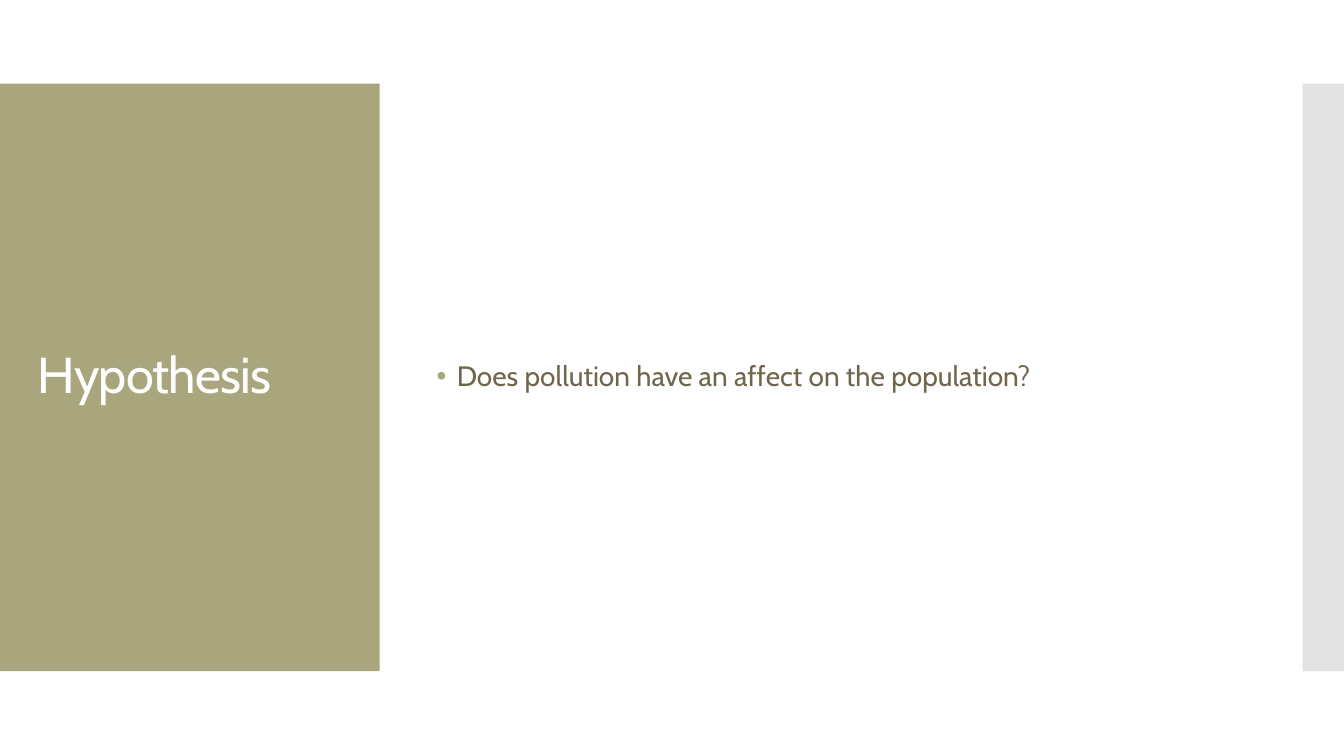
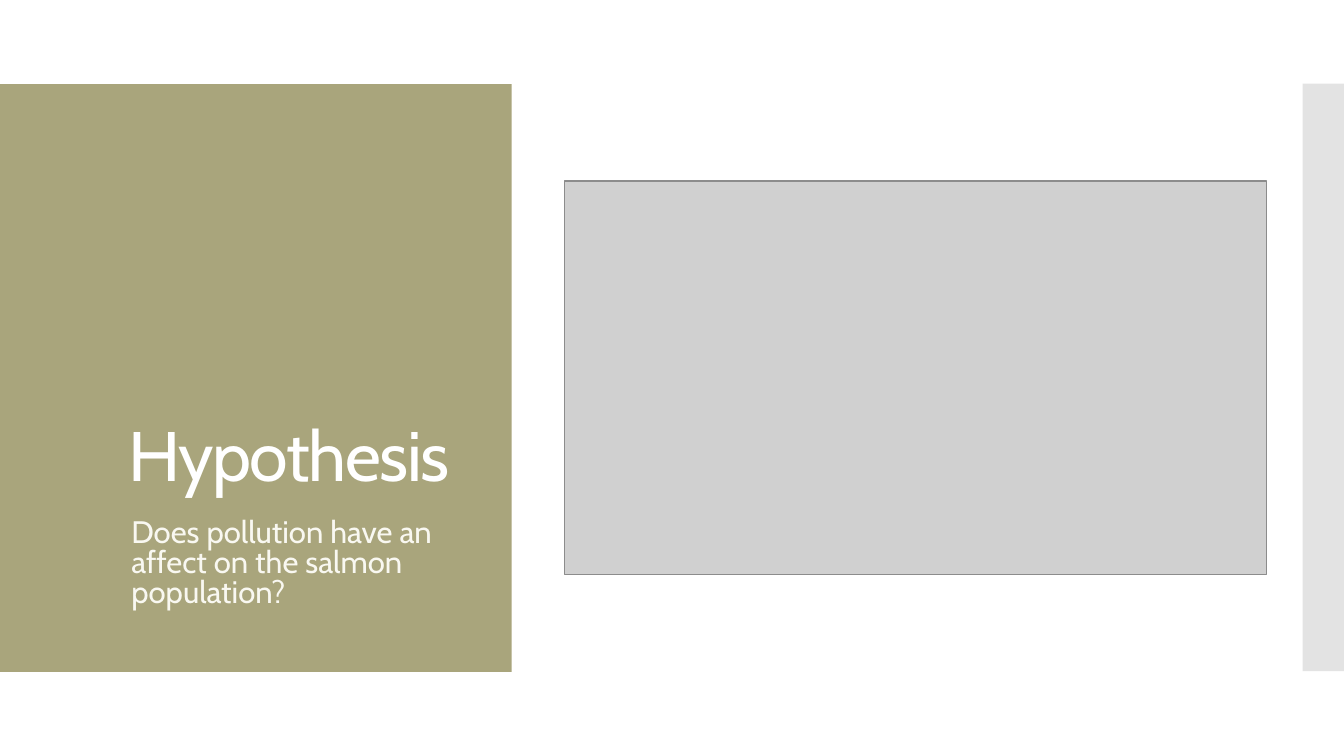
Before and after one commit to jayhjman/bootcamp-project1, a slide deck: slide 2 of Spring Chinook Salmon in the Portland Metro Area.pptx. Drawn at 1344x756 pixels with LibreOffice and Linux fonts; fonts in the diff are those of the drawing; grey boxes stand for pictures. Boxes give left, top, right and bottom in pixels: in the first picture for what was removed or moved away, otherwise in the second. Text is boxed around its words. In the diff, an @@ line names an element or a change of style, - is before the commit and + after.

Commit message:
changed ppt

```diff
--- a/Spring Chinook Salmon in the Portland Metro Area.pptx
+++ b/Spring Chinook Salmon in the Portland Metro Area.pptx
@@ rectangle added at [0,0,1344,756], fill #FFFFFF @@
@@ rectangle added at [0,84,1008,671], fill #A9A57C @@
@@ rectangle added at [0,84,512,671], fill #A9A57C @@
@@ rectangle added at [1022,84,1344,671], fill #C8C8C8 at 50% opacity @@
@@ title "Hypothesis": place and size @@
-title "Hypothesis" at [38,355,271,404]
+title "Hypothesis" at [128,428,450,497]
@@ title "Hypothesis" at [128,428,450,497]: size 36 to 50 pt, letter spacing -0.6 to -1 pt; vertical alignment middle to bottom @@
@@ picture added at [565,181,1266,575] @@
@@ text "Does pollution have an affect ..." at [131,520,432,610]: vertical alignment middle to top @@
@@ text at [131,520,432,610]: text changed; size 20 to 22.2 pt; text colour #6F664C to #F9F8F1 @@
-• Does pollution have an affect on the population?
+Does pollution have an affect on the salmon population?
```
Also in this commit, not shown: 1 slide added, 1 slide removed.
